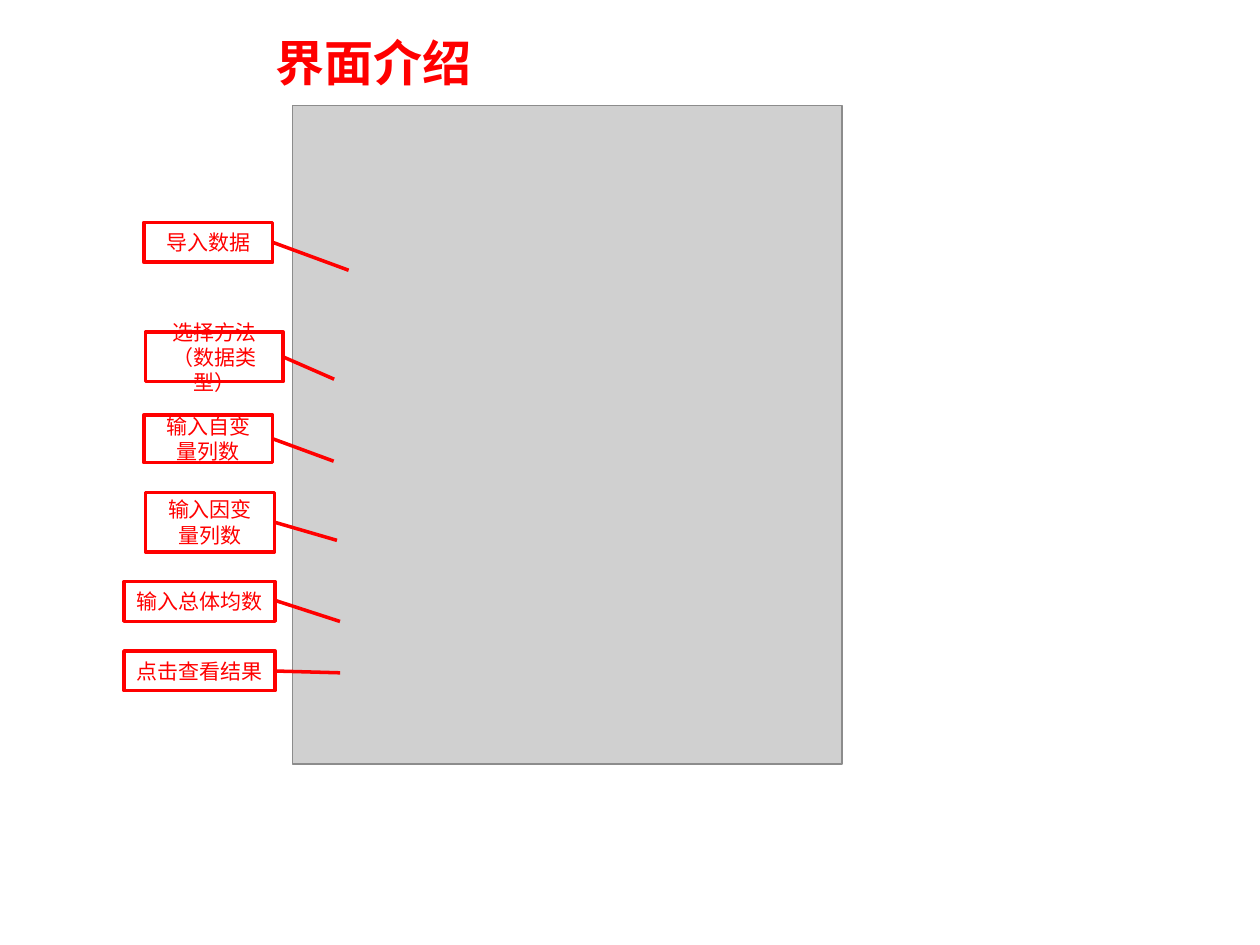
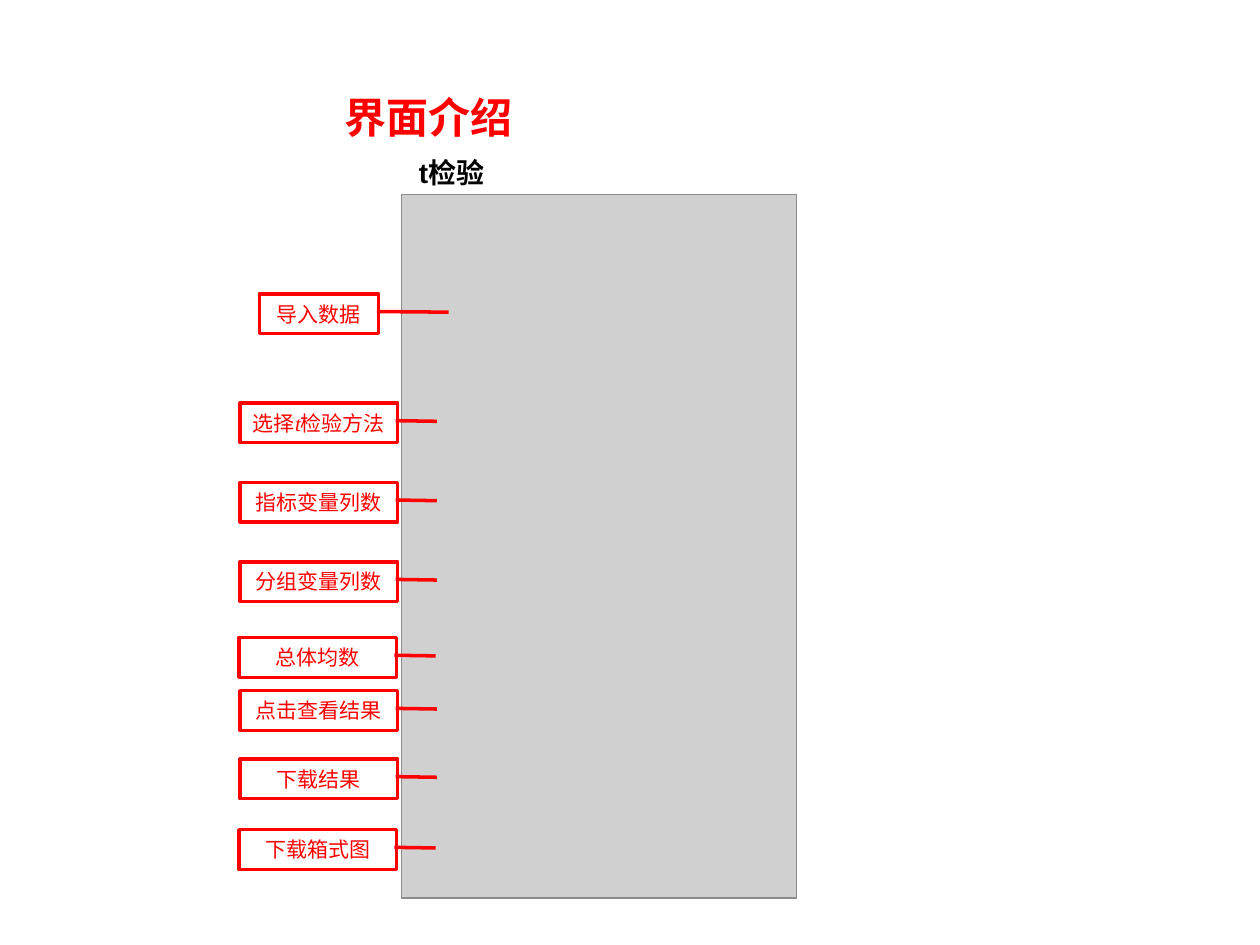
Before and after one commit to YanqiangLu1/luyanqiang3, a slide deck: slide 1 of ttest/界面.pptx. Drawn at 1260x945 pixels with LibreOffice and Linux fonts; fonts in the diff are those of the drawing; grey boxes stand for pictures. Boxes give left, top, right and bottom in pixels: in the first picture for what was removed or moved away, otherwise in the second. Text is boxed around its words. In the diff, an @@ line names an element or a change of style, - is before the commit and + after.

```diff
--- a/ttest/界面.pptx
+++ b/ttest/界面.pptx
@@ text "界面介绍": place and size @@
-text "界面介绍" at [275, 39, 471, 86]
+text "界面介绍" at [345, 97, 513, 137]
@@ text "界面介绍" at [345, 97, 513, 137]: size 28 to 24 pt @@
@@ text added at [419, 162, 484, 189], 16 pt, text #000000, bold @@
+t检验
@@ picture: place and size @@
-picture at [292, 106, 842, 765]
+picture at [402, 195, 796, 898]
@@ border callout "导入数据": place and size @@
-border callout "导入数据" at [144, 223, 272, 262]
+border callout "导入数据" at [260, 294, 378, 333]
@@ border callout "选择t检验方法": place and size @@
-border callout "选择t检验方法" at [146, 333, 284, 382]
+border callout "选择t检验方法" at [241, 403, 398, 442]
@@ text in border callout at [253, 413, 385, 433]: text changed @@
-选择方法（数据类型）
+选择t检验方法
@@ border callout "指标变量列数": place and size @@
-border callout "指标变量列数" at [146, 493, 275, 552]
+border callout "指标变量列数" at [241, 483, 398, 522]
@@ text in border callout at [256, 492, 382, 512]: text changed @@
-输入因变量列数
+指标变量列数
@@ proportions changed in 6 elements at [241, 690, 398, 730], [260, 294, 378, 333], [239, 638, 397, 677], [241, 483, 398, 522], [241, 403, 398, 442], [241, 562, 398, 601] @@
@@ border callout "分组变量列数": place and size @@
-border callout "分组变量列数" at [144, 415, 272, 462]
+border callout "分组变量列数" at [241, 562, 398, 601]
@@ text in border callout at [256, 571, 382, 591]: text changed @@
-输入自变量列数
+分组变量列数
@@ border callout "总体均数": place and size @@
-border callout "总体均数" at [123, 582, 275, 621]
+border callout "总体均数" at [239, 638, 397, 677]
@@ text in border callout at [276, 647, 360, 667]: text changed @@
-输入总体均数
+总体均数
@@ border callout "点击查看结果": place and size @@
-border callout "点击查看结果" at [123, 651, 275, 690]
+border callout "点击查看结果" at [241, 690, 398, 730]
@@ border callout added at [241, 759, 398, 798], outline #FF0000 2 pt, 12 pt, text #FF0000 @@
+下载结果
@@ border callout added at [239, 829, 397, 868], outline #FF0000 2 pt, 12 pt, text #FF0000 @@
+下载箱式图
```
Also in this commit, not shown: 1 slide removed, 17 other files.
